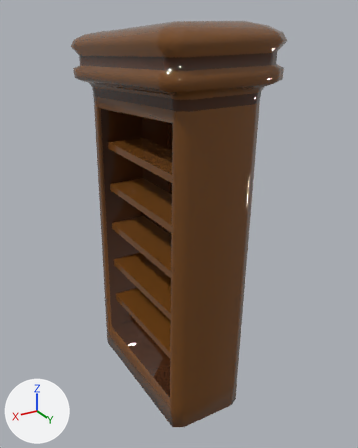
What one commit did to the FBX model Assets/3D Models/Bookshelf.fbx.
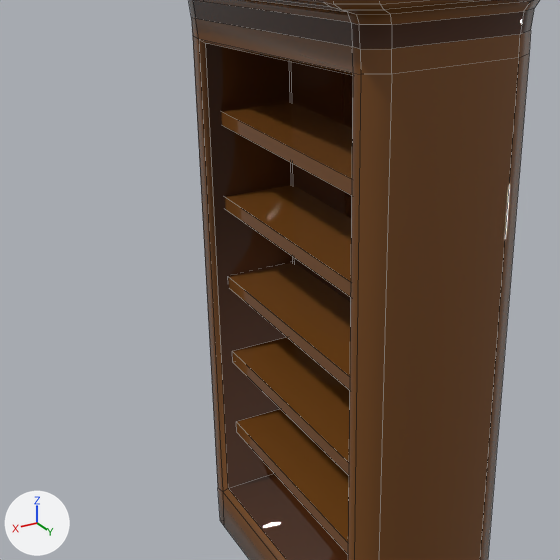
Each version is shown whole from a 50 mm lens placed at (0.98, 2.018, 1.844), pointed at (-0.15, 0.135, 0.902), then close up on the part from 0% to 76% of the width and 20% to 81% of the height. The axes (+X, +Y, +Z) are drawn at lower left. The lights are the same throughout. The older version's two pictures come first. The close-ups show mesh edges as thin lines. Where no turn or scale is listed for an object, it has been applied to the vertices.
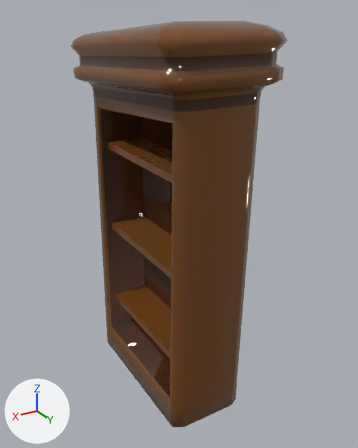
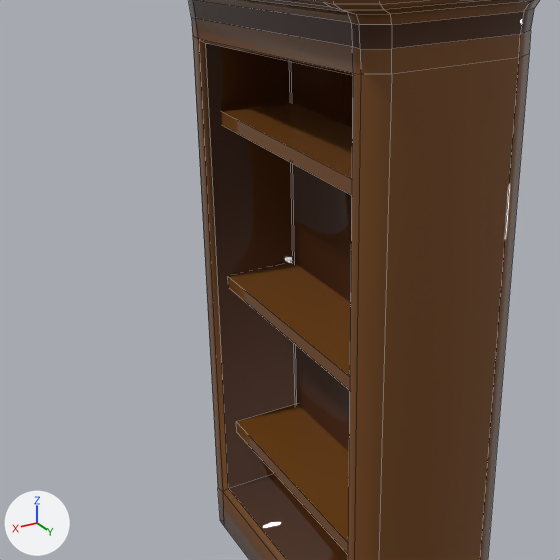
Where the change shows, as pixel boxes [x1, y1, x2, y2] in the close-ups (560 x 560 px):
part 1 of me_mesh_001, deleted (brown)
    before: [232, 337, 350, 476]
part 2 of me_mesh_001, deleted (brown)
    before: [225, 185, 352, 297]

What changed in the scene script:
```text
Change me_mesh_001:
    used by ob_box002; location = (0.02, -0.102, 0.327)
    remove me_mesh_001.from_pydata(...)  # 40 vertices, 15 faces; spans x -0.224..0.011, y -0.165..0.578, z 0.0..0.917
    add me_mesh_001.from_pydata(...)  # 24 vertices, 9 faces; spans x -0.224..0.011, y -0.165..0.578, z 0.0..0.917
    me_mesh_001 part 1: the loose piece of 8 vertices spanning x -0.224..0.011, y -0.165..0.578, z 0.221..0.255 is deleted
    me_mesh_001 part 2: the loose piece of 8 vertices spanning x -0.224..0.011, y -0.165..0.578, z 0.662..0.697 is deleted
```
